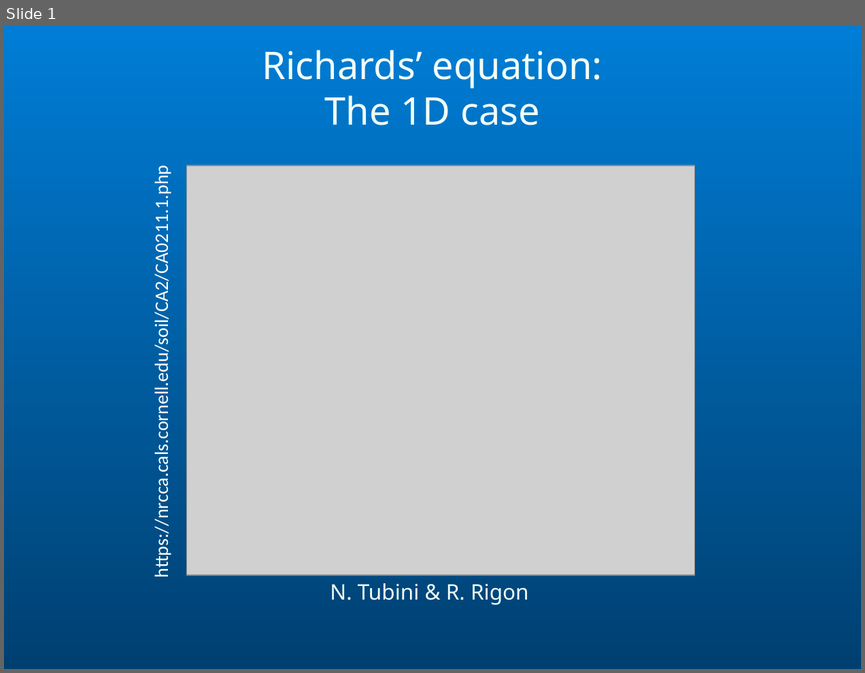
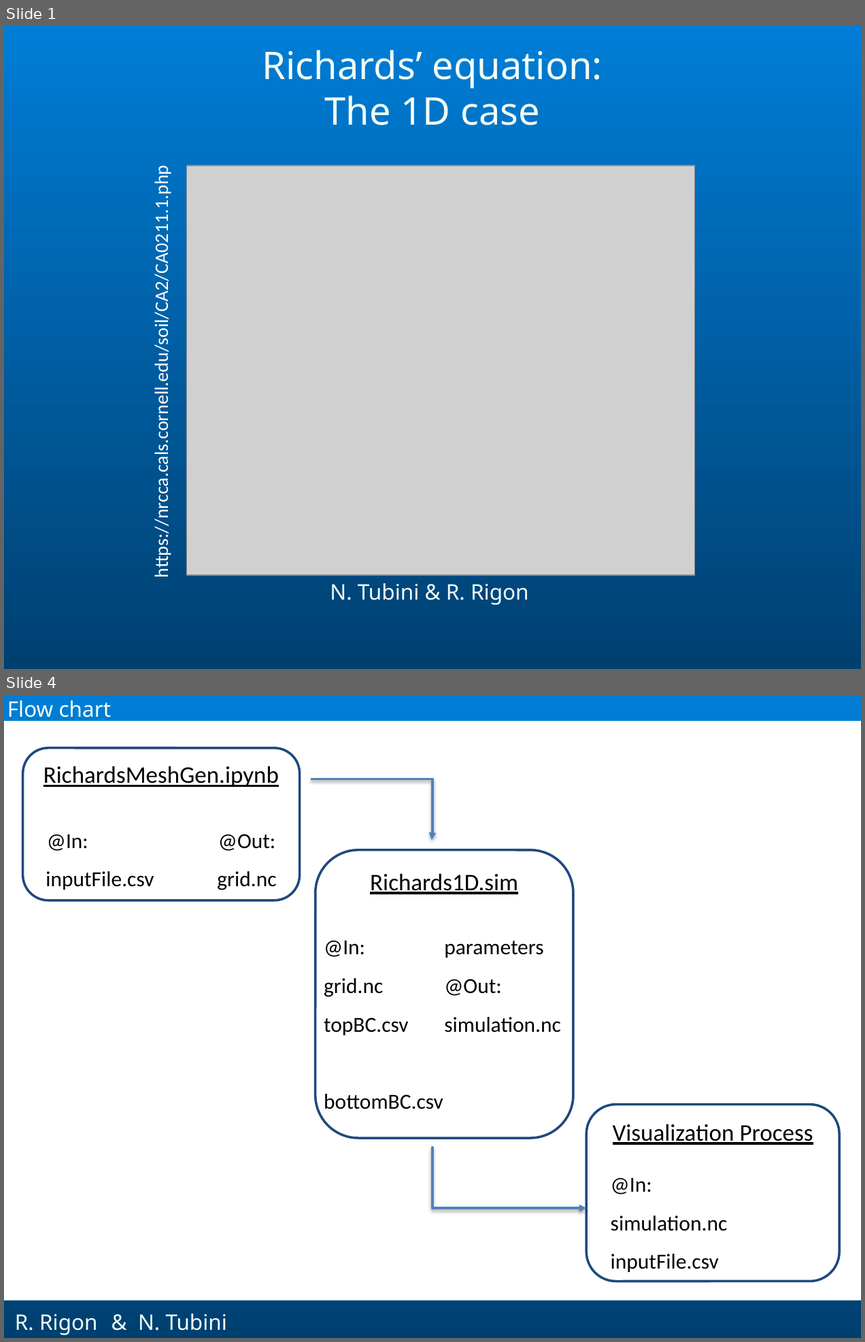
Before and after one commit to GEOframeOMSProjects/OMS_Project_Richards1D, a slide deck: Materials/Richards_English.pptx. Shown one above the other, each under a label of ours: slide 1 before the commit, slides 1 and 4 after it; the slides between them are not shown. The pictures are 865x673 and 865x1342 pixels, drawn with LibreOffice and Linux fonts; fonts in the diff are those of the drawing; grey boxes stand for pictures; background and template pictures are left out. Boxes give left, top, right and bottom in pixels: in the first picture for what was removed or moved away, otherwise in the second. Text is boxed around its words. In the diff, an @@ line names an element or a change of style, - is before the commit and + after.

```diff
--- a/Materials/Richards_English.pptx
+++ b/Materials/Richards_English.pptx
@@ slide 4 added at [4,695,861,1338], background gradient #007DD6 to #004071 @@
@@ text added at [7,700,111,723], 18 pt, text #F1FEF6 @@
+Flow chart
@@ rectangle added at [4,721,861,1300], fill #FFFFFF @@
@@ rounded rectangle added at [23,748,300,900], fill #FFFFFF, outline #1F497D 2 pt, 18 pt, text #000000 @@
+RichardsMeshGen.ipynb
+@In: @Out:
+inputFile.csv grid.nc
@@ elbow arrow added from (311, 779) to (432, 840), #4F81BD 2 pt @@
@@ rounded rectangle added at [315,850,573,1138], fill #FFFFFF, outline #1F497D 2 pt, 20 pt, text #000000, underline @@
+Richards1D.sim
@@ text added at [324,940,443,1109], 18 pt, text #000000 @@
+@In:
+grid.nc
+topBC.csv bottomBC.csv
+parameters
+@Out:
+simulation.nc
@@ rounded rectangle added at [587,1104,839,1280], fill #FFFFFF, outline #1F497D 2 pt, 20 pt, text #000000, underline @@
+Visualization Process
@@ elbow arrow added from (432, 1147) to (587, 1208), #4F81BD 2 pt @@
@@ text added at [611,1177,728,1272], 18 pt, text #000000 @@
+@In:
+simulation.nc inputFile.csv
@@ text added at [15,1314,98,1335], 18 pt, text #F1FEF6 @@
+R. Rigon
@@ text added at [138,1313,227,1330], 18 pt, text #F1FEF6 @@
+& N. Tubini
```
Also in this commit, not shown: 13 slides changed, 25 other slides added, 20 slides removed.
